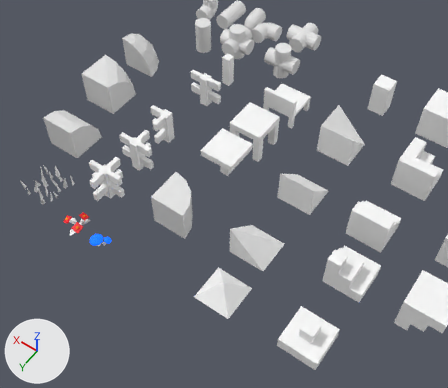
One commit to the glTF model dist/models/blocks.glb: the scene before it, then after it.
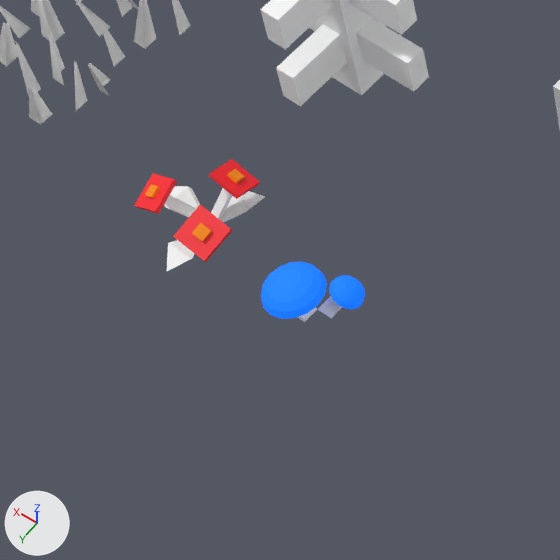
Each version is shown whole from a camera (50 mm lens) standing at (-5.02, 22.42, 12.64) and looking at (0.61, 14.55, 0.26), then close up on the part from 8% to 34% of the width and 46% to 76% of the height. Lighting does not change. The marker at lower left points along +X, +Y and +Z. Where no turn or scale is listed for an object, it has been applied to the vertices.

The older version as bpy lines, for what is in view:
```python
me_cube_061 = bpy.data.meshes.new('Cube.061')
me_cube_061.from_pydata(...)  # 130 vertices, 252 faces; spans x -0.232..0.248, y -0.206..0.238, z -0.413..-0.207
me_cube_061.materials.append(mat_material_034)  # blue #0061fa
me_cube_064 = bpy.data.meshes.new('Cube.064')
me_cube_064.from_pydata(...)  # 60 vertices, 102 faces; spans x -0.346..0.301, y -0.317..0.255, z -0.335..-0.124
me_cube_064.materials.append(mat_material_033)  # red #fa212e
me_cube_068 = bpy.data.meshes.new('Cube.068')
me_cube_068.from_pydata(...)  # 24 vertices, 30 faces; spans x -0.274..0.24, y -0.268..0.192, z -0.263..-0.146
me_cube_068.materials.append(mat_material_031)  # orange #fa8a00
me_cube_069 = bpy.data.meshes.new('Cube.069')
me_cube_069.from_pydata(...)  # 47 vertices, 82 faces; spans x -0.257..0.365, y -0.34..0.339, z -0.5..-0.2
me_cube_069.materials.append(mat_material_019)  # white #fafafa
ob_flower = bpy.data.objects.new('flower', me_cube_069)
ob_flower.location = (3.415, 17.124, 0.0)
ob_flower_carpels = bpy.data.objects.new('flower-carpels', me_cube_068)
ob_flower_carpels.location = (3.415, 17.124, 0.0)
ob_flower_petals = bpy.data.objects.new('flower-petals', me_cube_064)
ob_flower_petals.location = (3.415, 17.124, 0.0)
ob_mushrooms_hats = bpy.data.objects.new('mushrooms-hats', me_cube_061)
ob_mushrooms_hats.location = (2.543, 17.155, 0.0)
# also in view: 'fence-cross' at (3.44, 15.82, 0.0); 'grass' at (4.94, 16.63, -0.31)
```
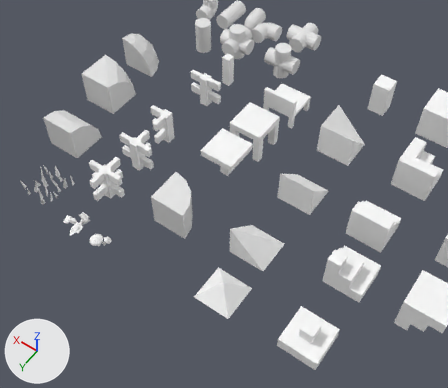
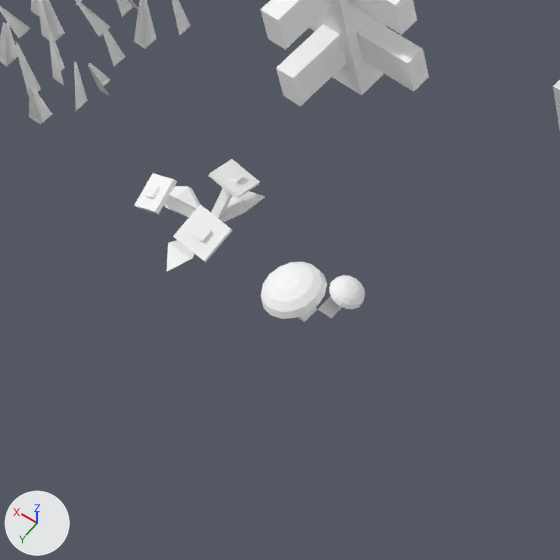
What the commit changed:
me_cube_068 has 24 vertices, 30 faces and spans x -0.274..0.24, y -0.268..0.192, z -0.263..-0.146.
me_cube_068 no longer uses material mat_material_031 (orange #fa8a00).
me_cube_068 now uses material mat_material (white #fafafa).
me_cube_064 has 60 vertices, 102 faces and spans x -0.346..0.301, y -0.317..0.255, z -0.335..-0.124.
me_cube_064 no longer uses material mat_material_033 (red #fa212e).
me_cube_064 now uses material mat_material (white #fafafa).
me_cube_061 has 130 vertices, 252 faces and spans x -0.232..0.248, y -0.206..0.238, z -0.413..-0.207.
me_cube_061 no longer uses material mat_material_034 (blue #0061fa).
me_cube_061 now uses material mat_material (white #fafafa).

Boxes (x1, y1, x2, y2) around the edits, measured in the close-ups (560 x 560 px):
'mushrooms-hats', recoloured (blue to white): (261, 262, 365, 319) in both
'flower-petals', recoloured (red to white): (134, 159, 260, 262) in both
'flower-carpels', recoloured (orange to white): (145, 169, 245, 242) in both
